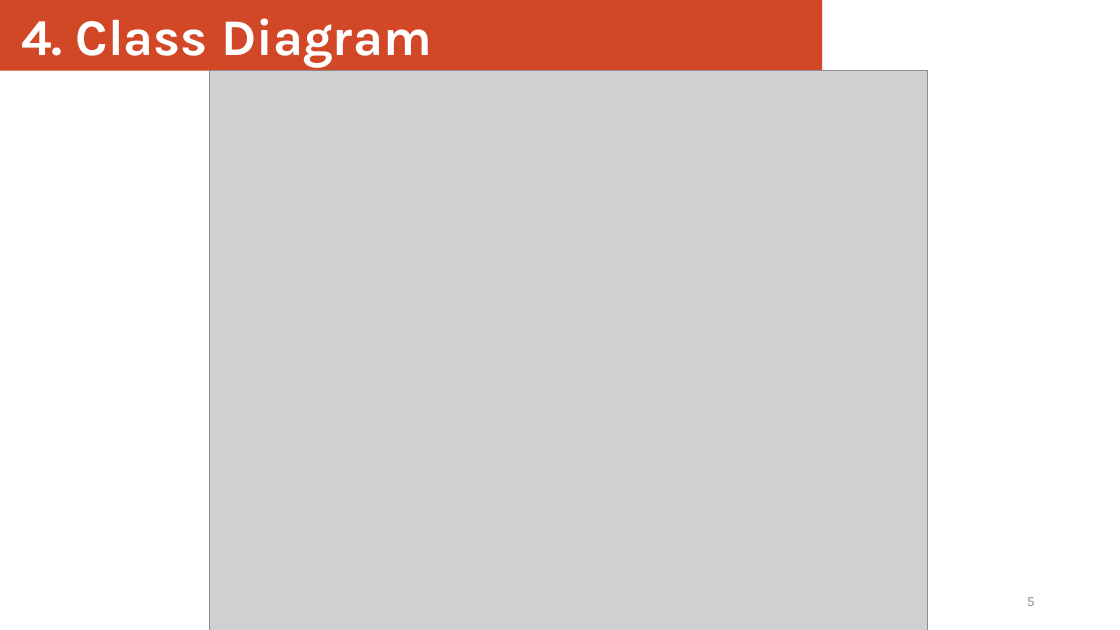
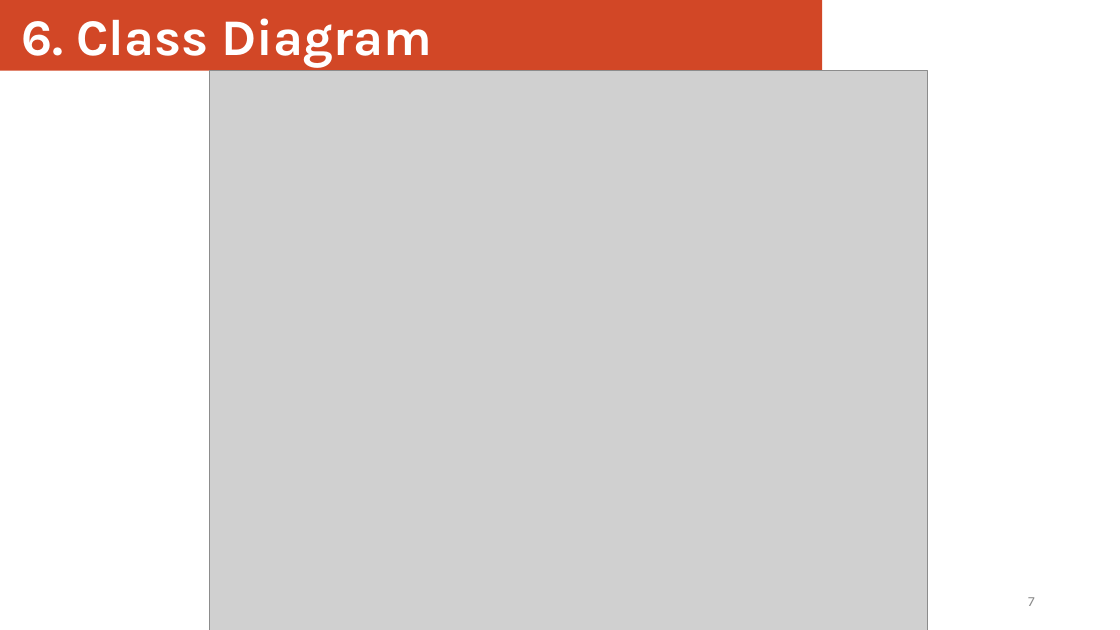
Before and after one commit to odbayar1231/cs425-CRS, a slide deck: slide 7 of documentation/Presentation.pptx (slide 5 before the commit). Drawn at 1120x630 pixels with LibreOffice and Linux fonts; fonts in the diff are those of the drawing; grey boxes stand for pictures. Boxes give left, top, right and bottom in pixels: in the first picture for what was removed or moved away, otherwise in the second. Text is boxed around its words. In the diff, an @@ line names an element or a change of style, - is before the commit and + after.

```diff
--- a/documentation/Presentation.pptx
+++ b/documentation/Presentation.pptx
@@ text in rectangle at <box>21,18,433,68</box>: text changed @@
-4. Class Diagram
+6. Class Diagram
@@ page number at <box>1028,597,1035,606</box>: text changed @@
-5
+7
```
Also in this commit, not shown: 2 other slides changed, 2 slides added, 2 other files.
